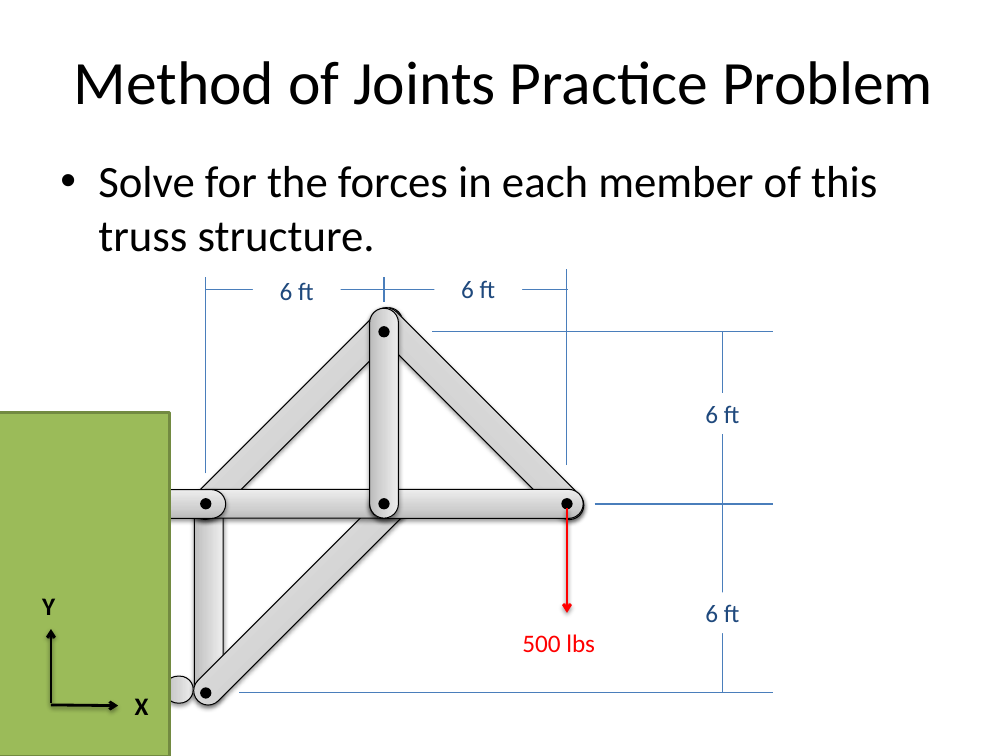
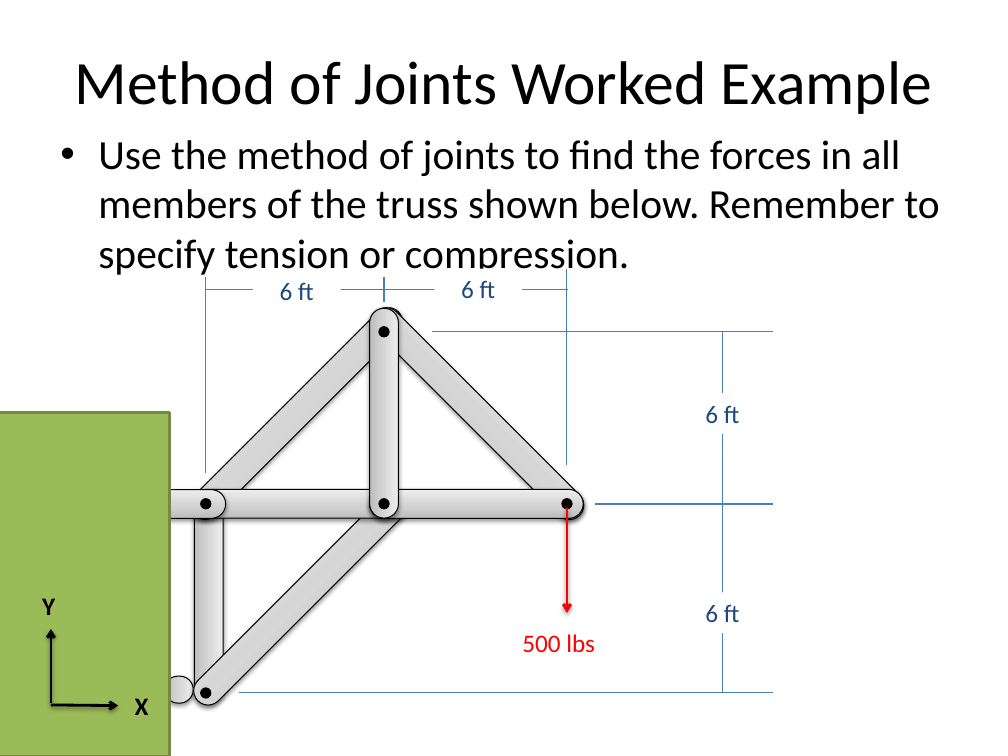
Before and after one commit to JacobMoore/mechanics_textbook, a slide deck: slide 11 of Lecture Slides/VideoLectureSlides/5.4.pptx. Drawn at 1008x756 pixels with LibreOffice and Linux fonts; fonts in the diff are those of the drawing. Boxes give left, top, right and bottom in pixels: in the first picture for what was removed or moved away, otherwise in the second. Text is boxed around its words. In the diff, an @@ line names an element or a change of style, - is before the commit and + after.

Commit message:
Added worked examples and typo fixes

```diff
--- a/Lecture Slides/VideoLectureSlides/5.4.pptx
+++ b/Lecture Slides/VideoLectureSlides/5.4.pptx
@@ title at <box>75,61,931,114</box>: text changed @@
-Method of Joints Practice Problem
+Method of Joints Worked Example
@@ text at <box>98,140,939,279</box>: text changed; size 32 to 29.6 pt @@
-• Solve for the forces in each member of this truss structure.
+• Use the method of joints to find the forces in all members of the truss shown below. Remember to specify tension or compression.
```
Also in this commit, not shown: 2 other slides changed, 2 slides added, 22 other files.
